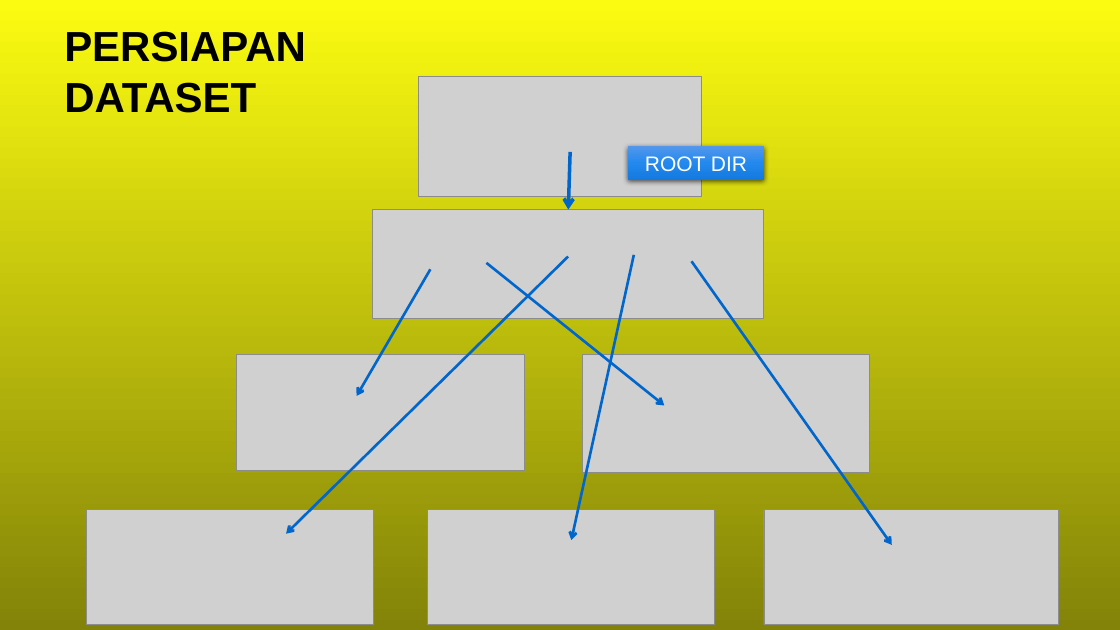
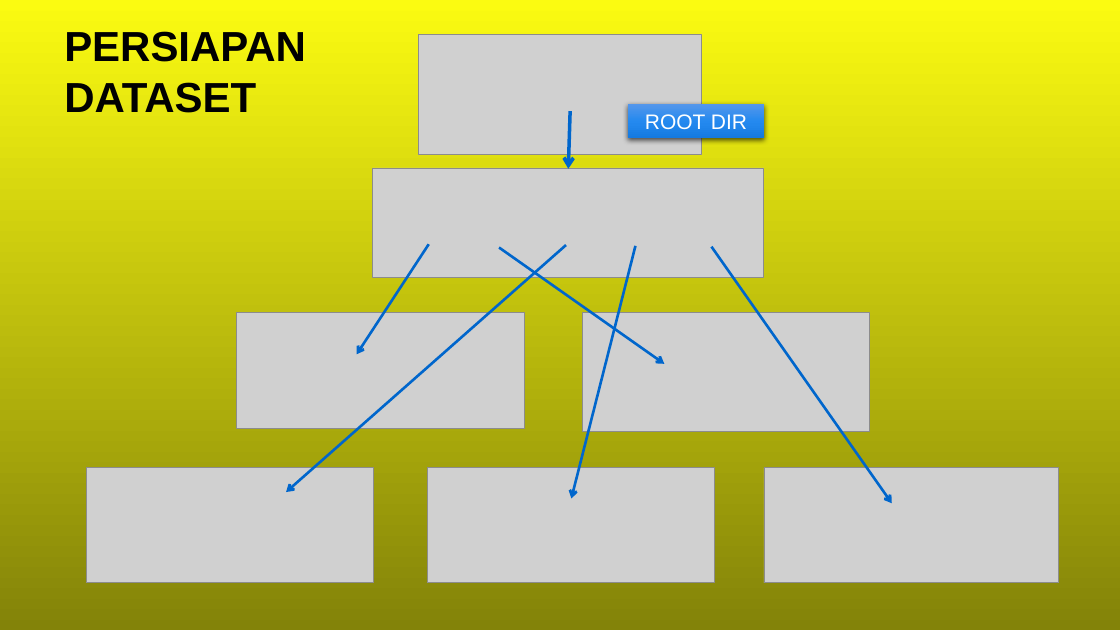
Before and after one commit to rifai716/Text-Mining-and-Classification, a slide deck: slide 2 of 2020191009_Ahmad Rifa'i_NLP Berita.pptx. Drawn at 1120x630 pixels with LibreOffice and Linux fonts; fonts in the diff are those of the drawing; grey boxes stand for pictures; background and template pictures are left out. Boxes give left, top, right and bottom in pixels: in the first picture for what was removed or moved away, otherwise in the second. Text is boxed around its words. In the diff, an @@ line names an element or a change of style, - is before the commit and + after.

```diff
--- a/2020191009_Ahmad Rifa'i_NLP Berita.pptx
+++ b/2020191009_Ahmad Rifa'i_NLP Berita.pptx
@@ 7 pictures, 1 rectangle, 1 arrow: place and size @@
-7 pictures, 1 rectangle, 1 arrow at box(87, 76, 1060, 625)
+7 pictures, 1 rectangle, 1 arrow at box(87, 34, 1060, 583)
@@ arrow moved from (568, 256) - (287, 534) to (566, 245) - (287, 492) @@
@@ arrow moved from (430, 270) - (357, 396) to (429, 245) - (357, 355) @@
@@ arrow moved from (486, 263) - (665, 406) to (499, 248) - (665, 364) @@
@@ arrow moved from (634, 255) - (571, 540) to (636, 246) - (571, 498) @@
@@ arrow moved from (691, 261) - (892, 545) to (712, 247) - (892, 503) @@
```
Also in this commit, not shown: 2 other slides changed, 4 slides added, 5 other files.
